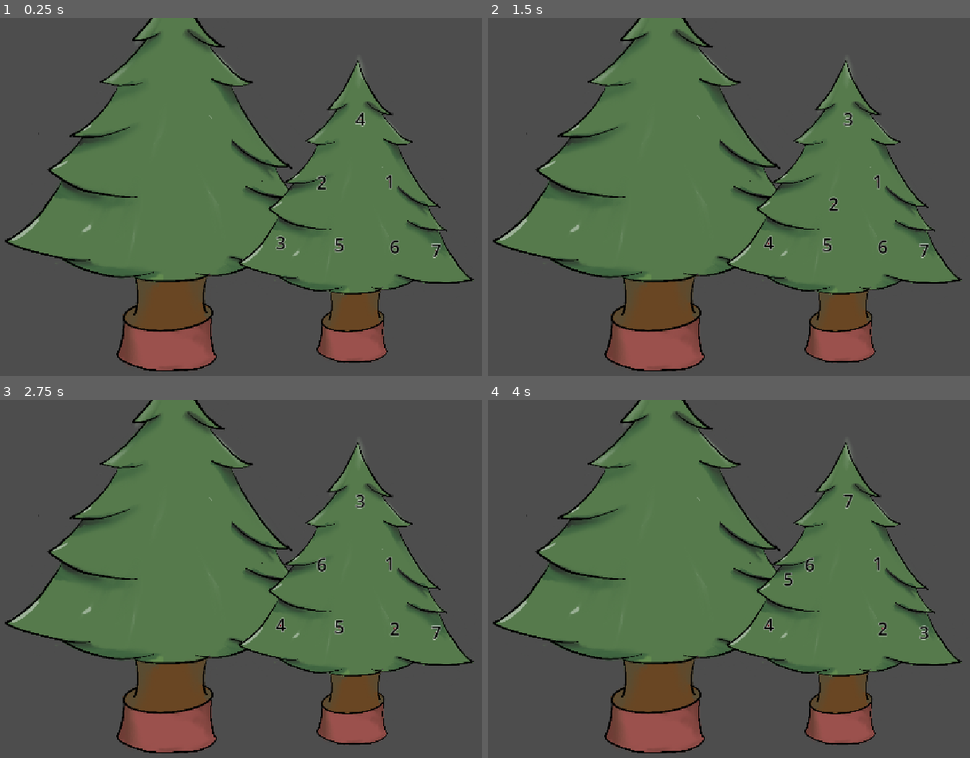
Above: before the commit, frames 1-4 (two rows, left to right).
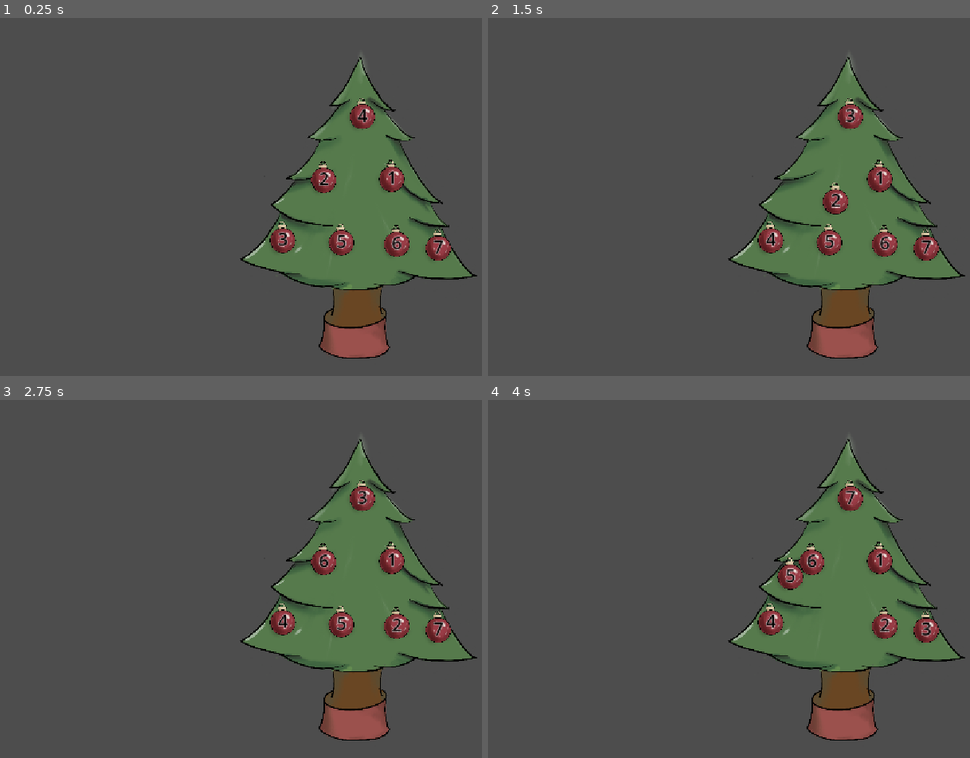
Above: after the commit, the same moments.

Repository: pon12/Heapsort-game
Game: Godot game, scene res://Szenen/main.tscn
Two runs of this game, one before a commit and one after it. Both use one fixed random seed, a clock stepped at 60 frames per second and the inputs below.
Inputs (mouse positions are in pixels of both pictures, inside the frame that each line leads up to):
- Up to frame 1 (0.25 s): no input
- Up to frame 2 (1.5 s): tap Enter at 0.5 s; drag from (849, 118) to (767, 243) at 0.52 s; drag from (810, 182) to (883, 247) at 1.27 s
- Up to frame 3 (2.75 s): move the mouse to (390, 564) at 2.02 s; tap N at 2.1 s; click (390, 564) at 2.17 s
- Up to frame 4 (4 s): tap Space at 2.75 s; drag from (849, 500) to (921, 632) at 2.77 s; drag from (825, 625) to (786, 579) at 3.52 s

The runs differ from the first frame. In frame 1, 35% of the frame differs, in the area x 0-100%, y 0-99%; in frame 2, 35%; in frame 3, 35%; in frame 4, 35%.

Commit message:
Kugel auf richtige groesse gesetzt

Diff:
--- a/Heapsort/Objekte/baum.tscn
+++ b/Heapsort/Objekte/baum.tscn
@@ -5,35 +5,42 @@
 [ext_resource type="Texture2D" uid="uid://dk85fjm45qtfu" path="res://Assets/IMG_0125.png" id="3_4p7yv"]
 
 [node name="Baum" type="Node2D" unique_id=1351460824]
-position = Vector2(514, 276)
+position = Vector2(518, 269)
 script = ExtResource("1_s6xw5")
 
 [node name="TreeNode4" parent="." unique_id=1373877517 instance=ExtResource("1_ockag")]
 position = Vector2(-336, -74)
 number = 4
+Scaling = Vector2(0.2, 0.2)
 
 [node name="TreeNode2" parent="." unique_id=2017047121 instance=ExtResource("1_ockag")]
 position = Vector2(-319, 186)
 number = 2
+Scaling = Vector2(0.2, 0.2)
 
 [node name="TreeNode" parent="." unique_id=638626216 instance=ExtResource("1_ockag")]
 position = Vector2(-338, 287)
+Scaling = Vector2(0.2, 0.2)
 
 [node name="TreeNode3" parent="." unique_id=818584138 instance=ExtResource("1_ockag")]
 position = Vector2(-228, 334)
 number = 3
+Scaling = Vector2(0.2, 0.2)
 
 [node name="TreeNode5" parent="." unique_id=1525558895 instance=ExtResource("1_ockag")]
 position = Vector2(-333, 58)
 number = 5
+Scaling = Vector2(0.2, 0.2)
 
 [node name="TreeNode6" parent="." unique_id=318462087 instance=ExtResource("1_ockag")]
 position = Vector2(-346, -186)
 number = 6
+Scaling = Vector2(0.2, 0.2)
 
 [node name="TreeNode7" parent="." unique_id=534181557 instance=ExtResource("1_ockag")]
 position = Vector2(-251, 2)
 number = 7
+Scaling = Vector2(0.2, 0.2)
 
 [node name="Sprite2D" type="Sprite2D" parent="." unique_id=1754006987]
 position = Vector2(220, 95.000015)
--- a/Heapsort/Objekte/tree_node.tscn
+++ b/Heapsort/Objekte/tree_node.tscn
@@ -14,6 +14,7 @@
 [node name="TreeNode" type="Node2D" unique_id=1373877517]
 script = ExtResource("1_n3plf")
 picture = ExtResource("2_n3plf")
+Scaling = Vector2(0.2, 0.2)
 
 [node name="Sprite2D" type="Sprite2D" parent="." unique_id=1471684995]
 position = Vector2(-8.073428e-06, -6.3180923e-06)
--- a/Heapsort/Szenen/main.tscn
+++ b/Heapsort/Szenen/main.tscn
@@ -1,12 +1,7 @@
 [gd_scene format=3 uid="uid://bmiq3vx3hrdb1"]
 
-[ext_resource type="Texture2D" uid="uid://dk85fjm45qtfu" path="res://Assets/IMG_0125.png" id="1_pw8tf"]
 [ext_resource type="PackedScene" uid="uid://b4yq4oh7ah74r" path="res://Objekte/baum.tscn" id="2_ekuxy"]
 
 [node name="Main" type="Node2D" unique_id=1885438329]
 
-[node name="Img0125" type="Sprite2D" parent="." unique_id=1747714334]
-position = Vector2(402, 309)
-texture = ExtResource("1_pw8tf")
-
 [node name="Baum" parent="." unique_id=1351460824 instance=ExtResource("2_ekuxy")]
